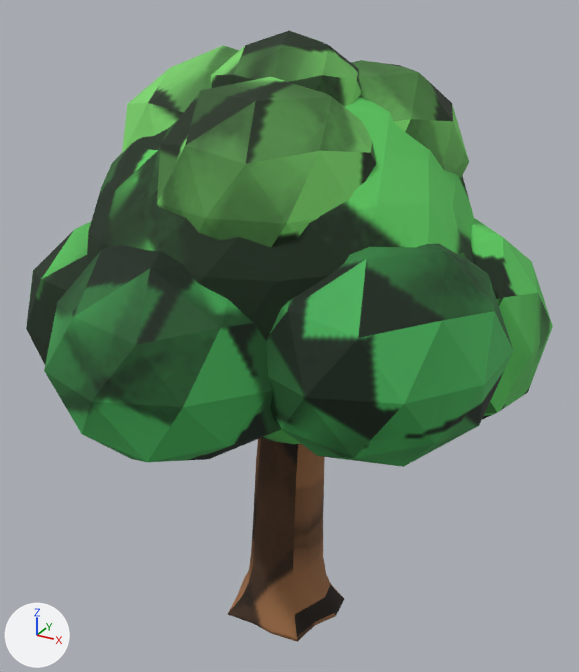
A saved change to the glTF model client/public/models/tree_round.glb.
Before and after are seen from a 50 mm camera at (2.34, -4.21, 4.29) aimed at (0.0, 0.05, 2.16). Arrows for +X, +Y and +Z are at lower left; the lights stay in place. The first picture is the older version. Vertices at exactly the same position are counted once.

The first picture shows 'tree_round'.
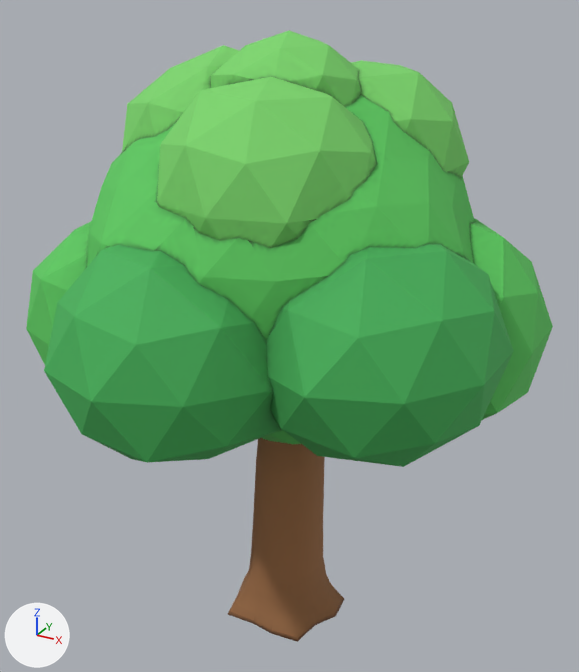
What differs and where, as boxes (x1, y1, x2, y2) in the pictures (579 x 672 px):
part 1 of me_tree_round, surface changed (lighter)
    both: (26, 31, 553, 642)

Patch to the scene script:
```diff
--- a/client/public/models/tree_round.glb.py
+++ b/client/public/models/tree_round.glb.py
@@ me_tree_round @@
 # used by ob_tree_round; location = (0.0, 0.0, 0.0)
-me_tree_round.from_pydata(...)  # 717 vertices, 1234 faces; spans x -1.52..1.57, y -1.66..1.66, z 0.0..4.05
+me_tree_round.from_pydata(...)  # 718 vertices, 1236 faces; spans x -1.52..1.57, y -1.66..1.66, z 0.0..4.05
+# me_tree_round part 1: 1231 kept faces spanning x -1.52..1.57, y -1.66..1.66, z 0.0..4.05 get new texture (UV) coordinates
+# edits to the shape of me_tree_round do not show in these pictures
 me_tree_round.materials.append(mat_trunk)
```
